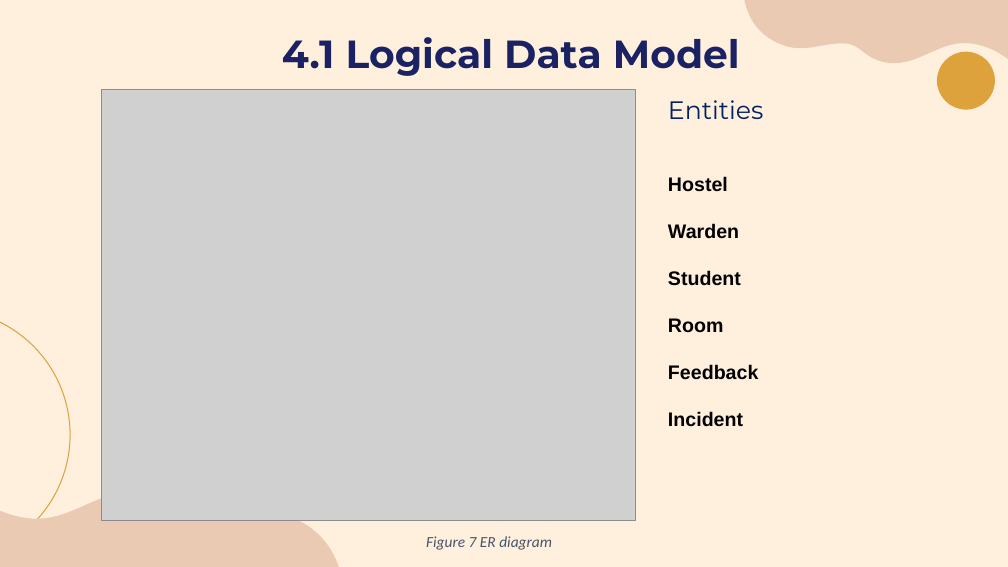
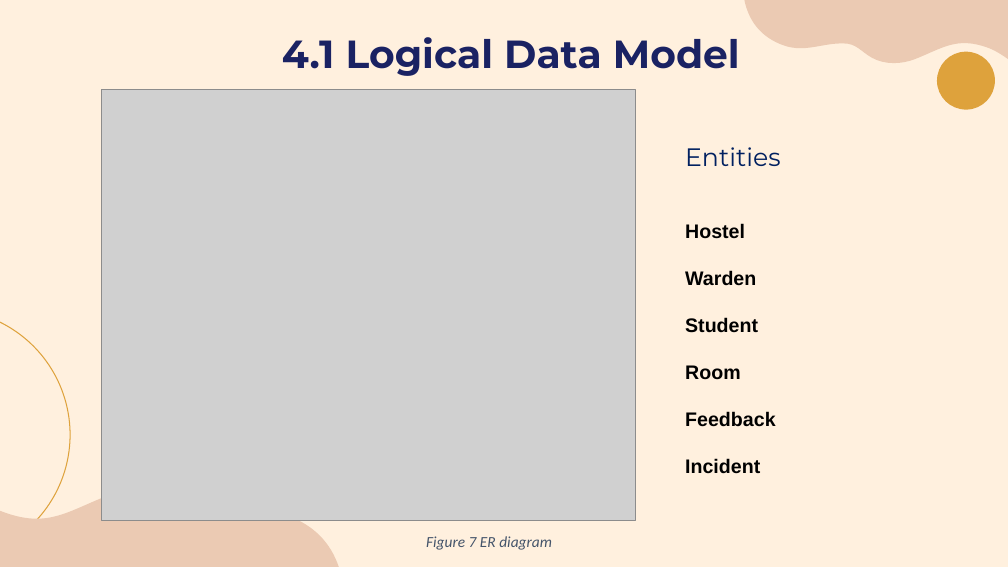
Before and after one commit to laibabintatahir/SRS-HMS, a slide deck: slide 25 of SRS_Presentation.pptx. Drawn at 1008x567 pixels with LibreOffice and Linux fonts; fonts in the diff are those of the drawing; grey boxes stand for pictures. Boxes give left, top, right and bottom in pixels: in the first picture for what was removed or moved away, otherwise in the second. Text is boxed around its words. In the diff, an @@ line names an element or a change of style, - is before the commit and + after.

```diff
--- a/SRS_Presentation.pptx
+++ b/SRS_Presentation.pptx
@@ text "Entities" moved from (x1=668, y1=100, x2=763, y2=427) to (x1=685, y1=147, x2=780, y2=474) @@
```
Also in this commit, not shown: 7 other slides changed, 1 other file.
